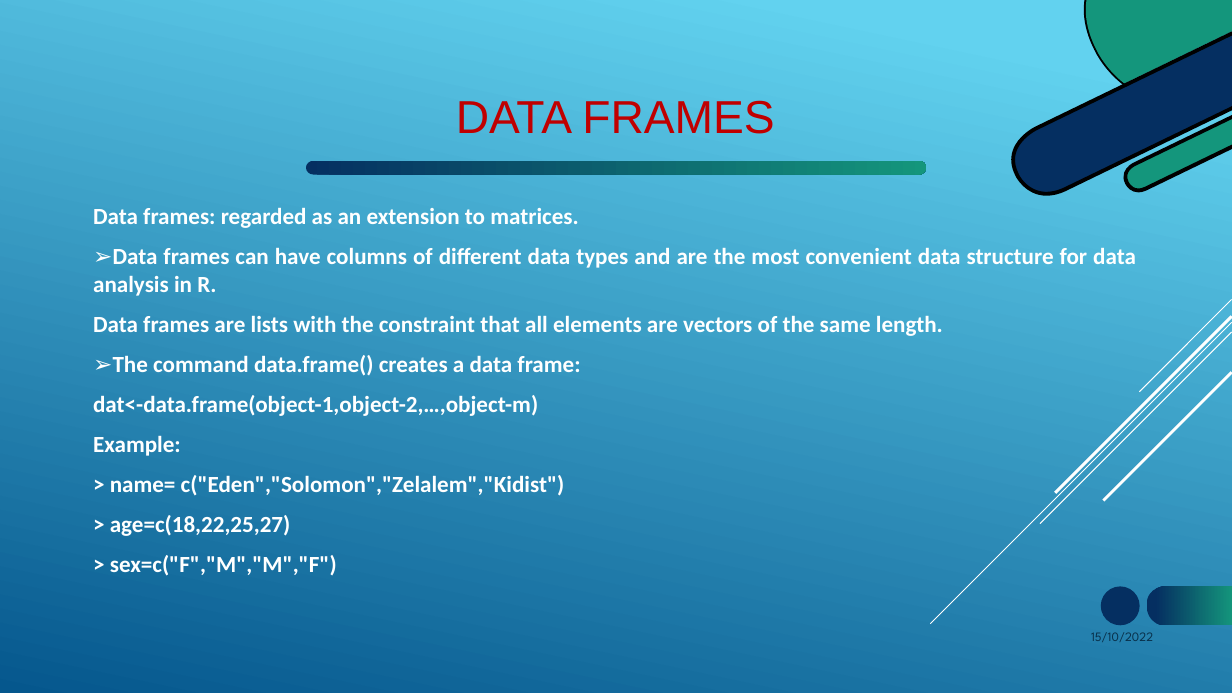
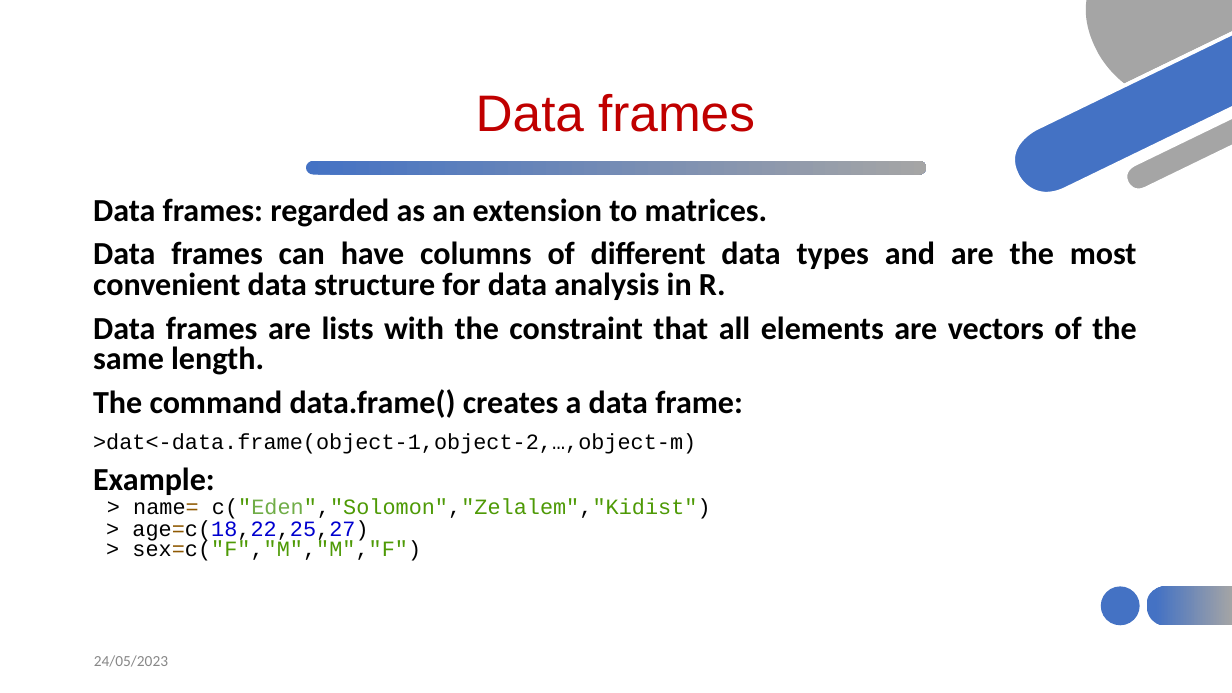
Before and after one commit to HaymanotB/himsite, a slide deck: slide 26 of lecture/RStudio_material.pptx. Drawn at 1232x693 pixels with LibreOffice and Linux fonts; fonts in the diff are those of the drawing. Boxes give left, top, right and bottom in pixels: in the first picture for what was removed or moved away, otherwise in the second. Text is boxed around its words. In the diff, an @@ line names an element or a change of style, - is before the commit and + after.

```diff
--- a/lecture/RStudio_material.pptx
+++ b/lecture/RStudio_material.pptx
@@ background gradient #62D2EF to #05578D to #FFFFFF @@
@@ freeform shape at [1085,0,1232,84]: fill #14967C to #A5A5A5 @@
@@ fill #000000 to #FFFFFF in 3 elements at [1083,0,1231,101], [1123,114,1232,192], [1011,30,1232,196] @@
@@ freeform shape at [1013,32,1232,193]: fill #052F61 to #4472C4 @@
@@ title at [476,94,755,132]: text changed; size 36 to 40 pt @@
-DATA FRAMES
+Data frames
@@ freeform shape at [1125,116,1232,190]: fill #14967C to #A5A5A5 @@
@@ freeform shape at [305,160,927,176]: fill gradient #052F61 to #14967C to gradient #4472C4 to #A5A5A5 @@
@@ text "Data frames: regarded as an ..." at [93,198,1137,561]: vertical alignment middle to top @@
@@ text at [93,198,1136,495]: size 18 to 25 pt, text colour #FFFFFF to #000000 in "Data frames: regarded as an extension to ...", "Data frames are lists with the constraint ...", "Example:"; line spacing 1 to 0.8 @@
@@ text at [93,241,1137,300]: text changed; size 18 to 25 pt; text colour #FFFFFF to #000000 @@
-➢Data frames can have columns of different data types and are the most convenient data structure for data analysis in R.
+Data frames can have columns of different data types and are the most convenient data structure for data analysis in R.
@@ text at [93,389,743,454]: text changed; size 18 to 17 pt; font Calibri to Courier New; text colour #FFFFFF to #000000; bold off @@
-➢The command data.frame() creates a data frame:
-dat<-data.frame(object-1,object-2,…,object-m)
+The command data.frame() creates a data frame:
+>dat<-data.frame(object-1,object-2,…,object-m)
@@ group removed at [931,299,1232,624]: 5 lines @@
@@ text at [132,499,711,561]: text changed; size 18 to 17 pt; font Calibri to Courier New; text colour #FFFFFF to #4E9A06; bold off @@
-> name= c("Eden","Solomon","Zelalem","Kidist")
-> age=c(18,22,25,27)
-> sex=c("F","M","M","F")
+> name= c("Eden","Solomon","Zelalem","Kidist")
+> age=c(18,22,25,27)
+> sex=c("F","M","M","F")
@@ ellipse at [1101,587,1140,626]: fill #052F61 to #4472C4 @@
@@ freeform shape at [1146,585,1232,627]: fill gradient #052F61 to #14967C to gradient #4472C4 to #A5A5A5 @@
@@ text added at [94,655,168,667], 12 pt, text #888888 @@
+24/05/2023
@@ text removed at [1091,632,1153,642] @@
-15/10/2022
```
Also in this commit, not shown: 30 other slides changed, 1 slide added, 4 other files.
